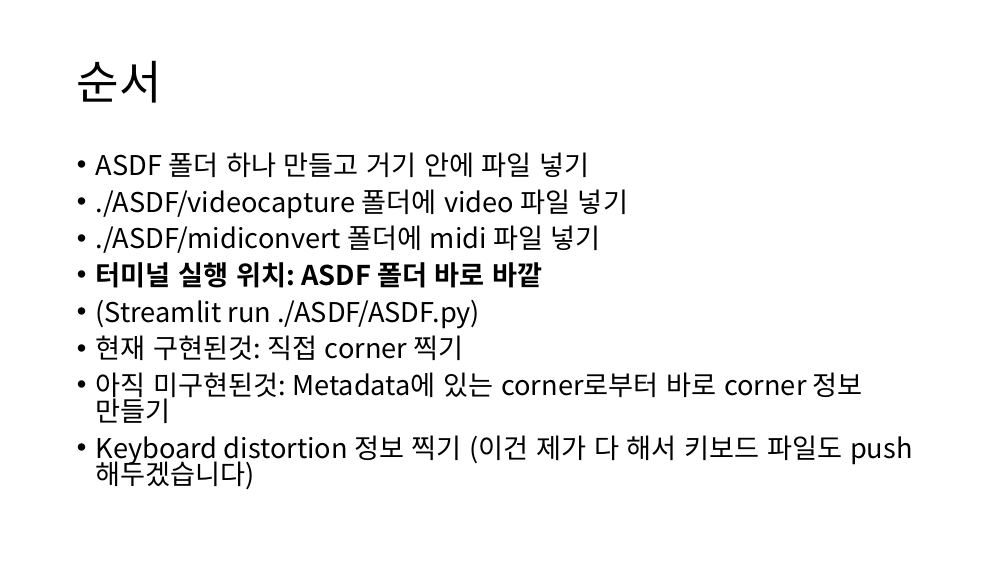
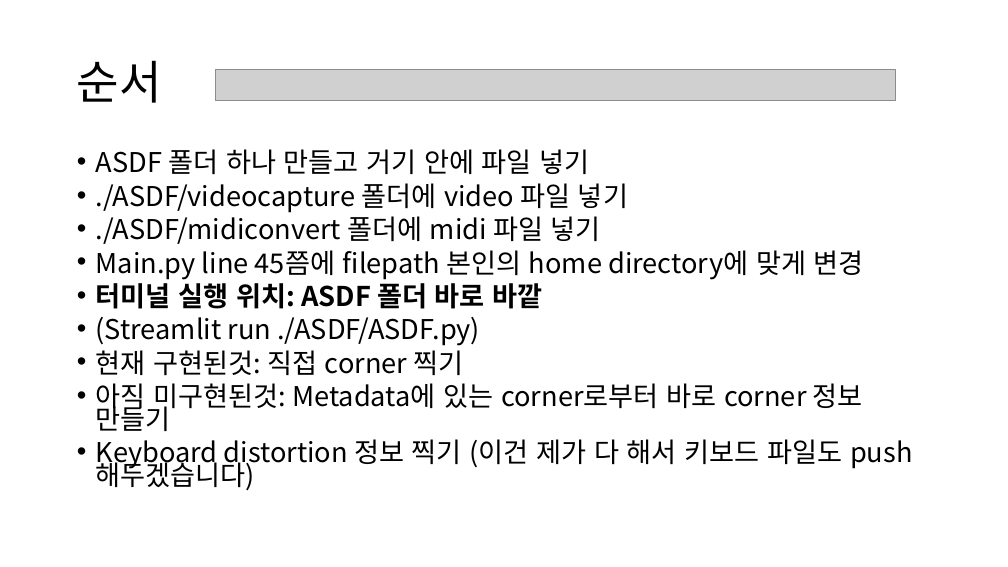
Before and after one commit to yonghyunk1m/PianoVAM-Code, a slide deck: slide 3 of Fingering detection code tutorial.pptx. Drawn at 1008x567 pixels with LibreOffice and Linux fonts; fonts in the diff are those of the drawing; grey boxes stand for pictures. Boxes give left, top, right and bottom in pixels: in the first picture for what was removed or moved away, otherwise in the second. Text is boxed around its words. In the diff, an @@ line names an element or a change of style, - is before the commit and + after.

Commit message:
Tutorial update

```diff
--- a/Fingering detection code tutorial.pptx
+++ b/Fingering detection code tutorial.pptx
@@ picture added at bbox=[216, 70, 895, 101] @@
@@ text at bbox=[96, 149, 863, 469]: line spacing 0.8 to 0.7 @@
@@ text at bbox=[96, 250, 864, 280]: paragraph added @@
+• Main.py line 45쯤에 filepath 본인의 home directory에 맞게 변경
```
